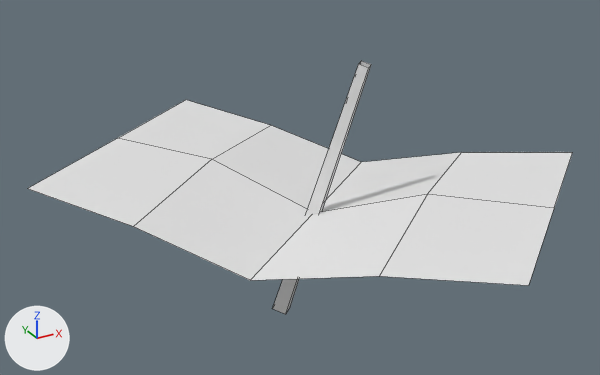
The OBJ model src/main/resources/assets/stonedew/models/block/plants/plant_0_3_0.obj: old version first, new version second.
Camera for both pictures: a camera (50 mm lens) standing at (0.297, -0.893, 0.275) and looking at (0.507, -0.511, 0.084). The lights are fixed; the arrows at lower left show +X, +Y and +Z. The older version comes first. Mesh edges are drawn as thin lines. Materials are left out; every surface is plain grey. Where no turn or scale is listed for an object, it has been applied to the vertices. Vertices at exactly the same position are counted once.

In view in the first picture: 'model'.
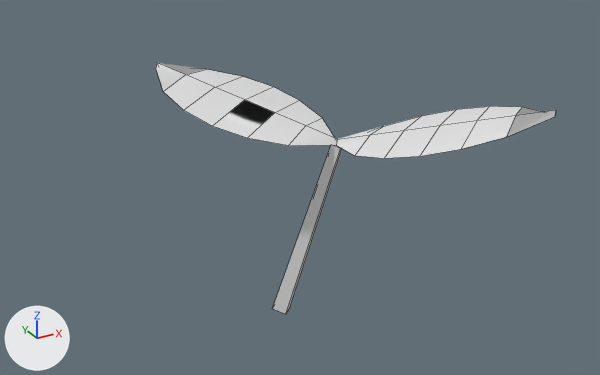
Location of each change, [x1, y1, x2, y2] in pixels of the pictures (600 x 375 px; the box of a moved part takes in the faces that stretch with it):
'model', reshaped (27% narrower)
    before: [28, 61, 573, 314]
    after: [156, 63, 556, 314]
part 1 of me_model, added
    after: [156, 63, 556, 158]
part 2 of me_model, deleted
    before: [28, 100, 573, 285]
part 3 of me_model, moved or reshaped
    before: [272, 61, 371, 314]
    after: [272, 145, 342, 314]

The change, as a diff of the scene's bpy script:
```diff
--- a/src/main/resources/assets/stonedew/models/block/plants/plant_0_3_0.obj.py
+++ b/src/main/resources/assets/stonedew/models/block/plants/plant_0_3_0.obj.py
@@ me_model @@
 # used by ob_model
 # verts and faces of me_model; kept vertices keep their numbers, new ones are numbered from 23
 # before: 0 (0.506, -0.5, -0.001) at pixel (290, 306), 1 (0.5, -0.494, 0.001), 2 (0.531, -0.534, 0.16) at pixel (361, 60), 3 (0.535, -0.538, 0.158) at pixel (371, 64), 4 (0.494, -0.5, 0.001) at pixel (272, 308)
 # before: 5 (0.527, -0.538, 0.16) at pixel (358, 63), 6 (0.5, -0.506, -0.001) at pixel (285, 314), 7 (0.531, -0.541, 0.158) at pixel (368, 67)
-me_model.from_pydata(...)  # 23 vertices, 12 faces; spans x 0.366..0.661, y -0.672..-0.361, z -0.001..0.16
+me_model.from_pydata(...)  # 47 vertices, 28 faces; spans x 0.444..0.6, y -0.616..-0.437, z -0.001..0.147
+# me_model part 1: a new loose piece of 39 vertices spanning x 0.444..0.6, y -0.616..-0.437, z 0.113..0.147
+# me_model part 2: the loose piece of 15 vertices spanning x 0.366..0.661, y -0.672..-0.361, z 0.069..0.096 is deleted
+# me_model part 3
+delete_vertices([2, 3, 5, 7])  # with the faces that use them
+verts[23] = (0.522, -0.523, 0.113)
+verts[24] = (0.526, -0.526, 0.112)
+verts[25] = (0.518, -0.526, 0.113)  # pixel (331, 144)
+verts[26] = (0.522, -0.53, 0.112)  # pixel (340, 148)
+faces += [(0, 1, 23, 24), (1, 4, 25, 23), (4, 6, 26, 25), (0, 24, 26, 6)]
```
